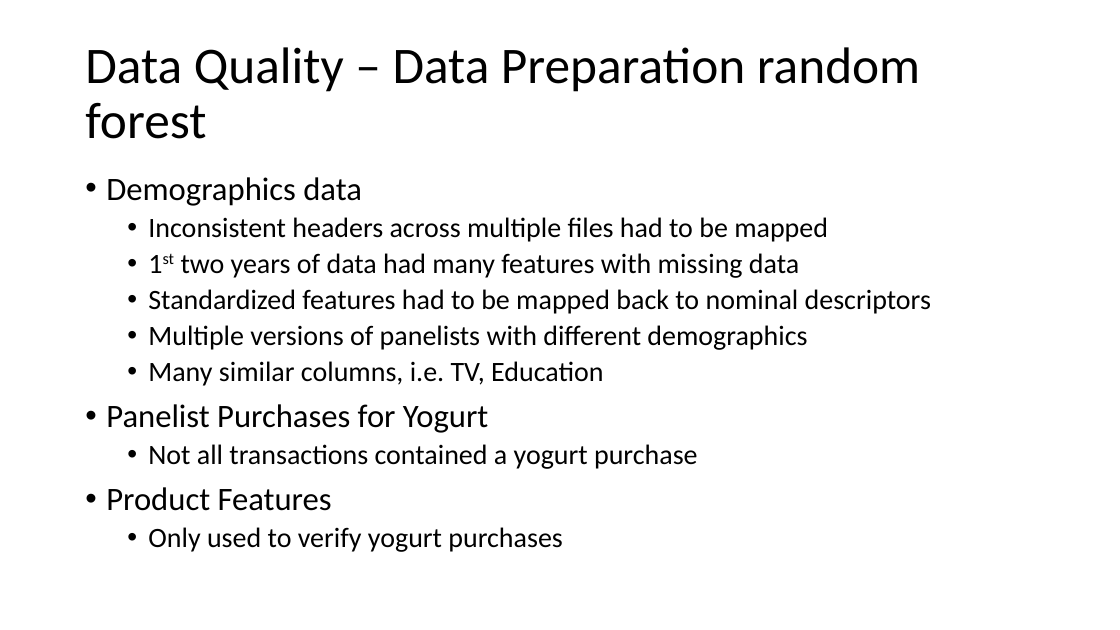
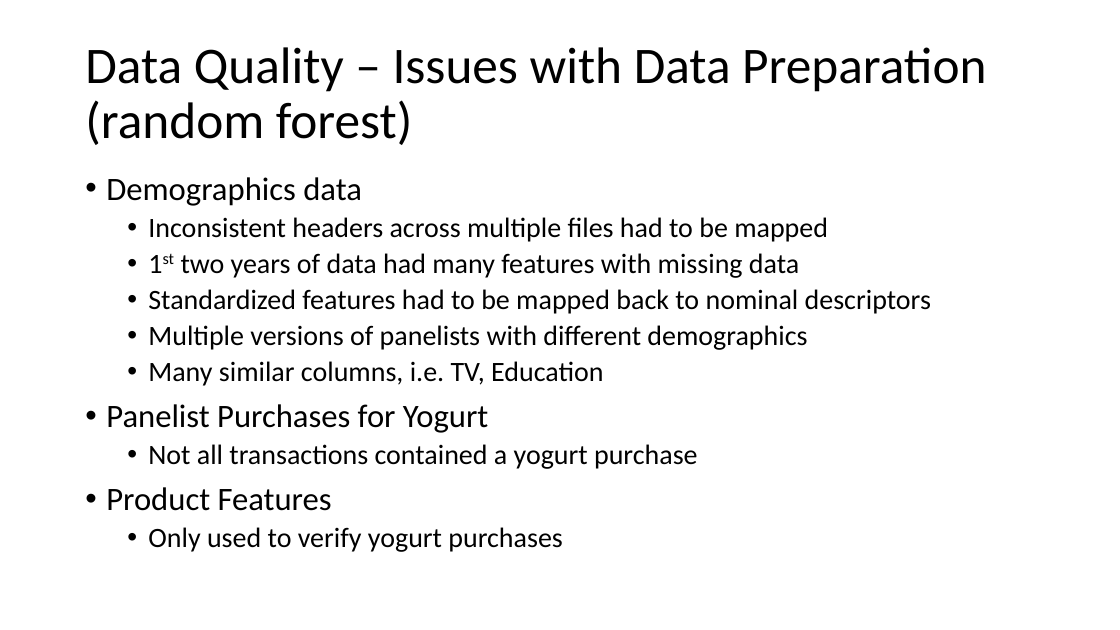
Before and after one commit to mGalarnyk/Machine_Learning_Froyo, a slide deck: slide 13 of Current_Powerpoint/Froyo_v2.pptx (slide 12 before the commit). Drawn at 1120x630 pixels with LibreOffice and Linux fonts; fonts in the diff are those of the drawing. Boxes give left, top, right and bottom in pixels: in the first picture for what was removed or moved away, otherwise in the second. Text is boxed around its words. In the diff, an @@ line names an element or a change of style, - is before the commit and + after.

```diff
--- a/Current_Powerpoint/Froyo_v2.pptx
+++ b/Current_Powerpoint/Froyo_v2.pptx
@@ title at [85,47,986,145]: text changed @@
-Data Quality – Data Preparation random forest
+Data Quality – Issues with Data Preparation (random forest)
```
Also in this commit, not shown: 4 other slides changed, 3 slides added, 1 other file.
